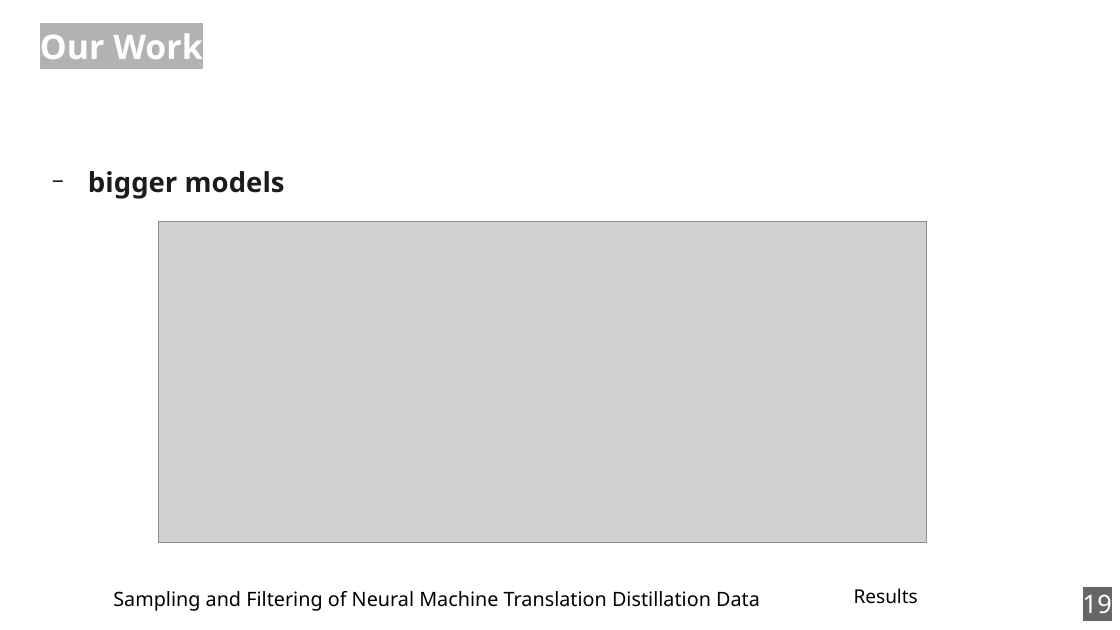
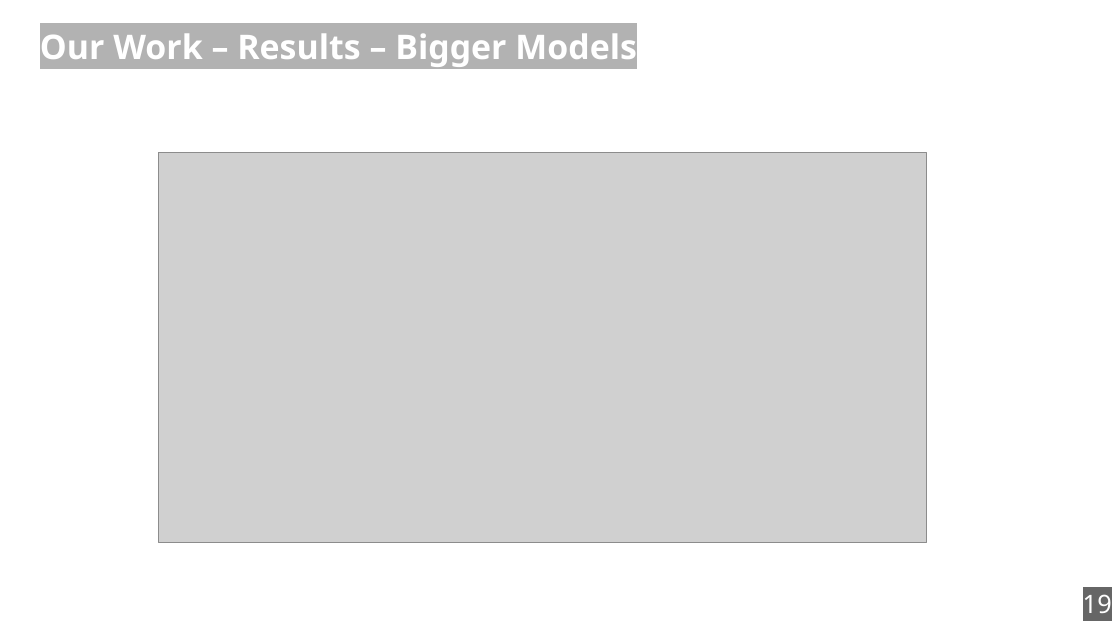
Before and after one commit to zouharvi/reference-mt-distill, a slide deck: slide 19 of meta/final_presentation.odp. Drawn at 1120x630 pixels with LibreOffice and Linux fonts; fonts in the diff are those of the drawing; grey boxes stand for pictures. Boxes give left, top, right and bottom in pixels: in the first picture for what was removed or moved away, otherwise in the second. Text is boxed around its words. In the diff, an @@ line names an element or a change of style, - is before the commit and + after.

```diff
--- a/meta/final_presentation.odp
+++ b/meta/final_presentation.odp
@@ title at (x1=40, y1=33, x2=637, y2=67): text changed @@
-Our Work
+Our Work – Results – Bigger Models
@@ text removed at (x1=88, y1=171, x2=285, y2=199) @@
-− bigger models
@@ picture resized from (x1=159, y1=222, x2=927, y2=544) to (x1=159, y1=152, x2=927, y2=543) @@
@@ text removed at (x1=113, y1=591, x2=760, y2=611) @@
-Sampling and Filtering of Neural Machine Translation Distillation Data
@@ text removed at (x1=854, y1=588, x2=918, y2=604) @@
-Results
```
Also in this commit, not shown: 18 other slides changed.
